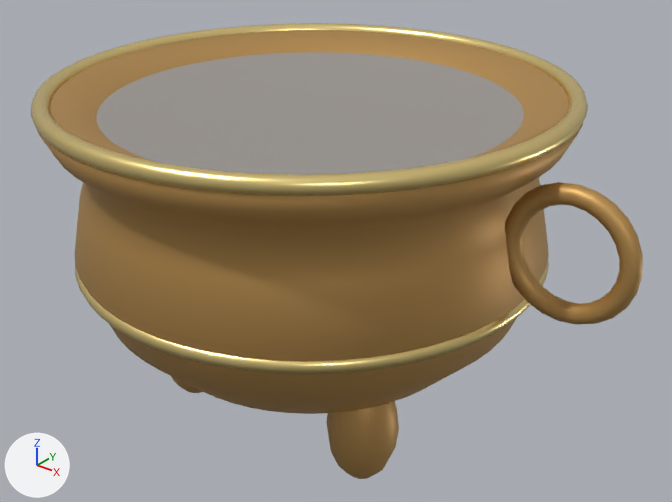
The glTF model assets/models/incense_censer.glb as it was, and as the next commit left it.
One viewpoint serves both versions: a camera (50 mm lens) standing at (0.948, -1.121, 0.995) and looking at (0.03, 0.026, 0.283). Every picture has the same lights, and +X, +Y and +Z are marked at lower left. The first picture is the older version. Where no turn or scale is listed for an object, it has been applied to the vertices.

The first picture shows 'ash', 'band', 'censer', 'ear1', 'foot0', 'lip' and 1 more.
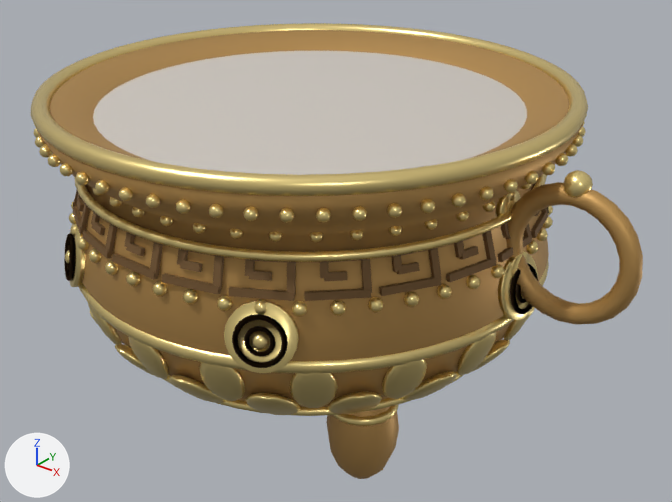
Edits to the scene script, one JSON object a line:
```json
{"op": "set", "path": "mat_ash.base_color", "old": "(0.32, 0.3, 0.28)", "new": "(0.6, 0.56, 0.51)", "note": "grey #999590 -> light grey #cbc5bd"}
{"op": "add", "block": "mat_patina", "code": ["mat_patina = principled_material('patina')", "mat_patina.base_color = (0.2, 0.11, 0.04)  # brown #7c5d38", "mat_patina.metallic = 0.4", "mat_patina.roughness = 0.7"]}
{"op": "add", "block": "me_orn_patina", "code": ["me_orn_patina = bpy.data.meshes.new('orn_patina')", "me_orn_patina.from_pydata(...)  # 2544 vertices, 4608 faces; spans x -0.417..0.417, y -0.391..0.391, z 0.308..0.46", "me_orn_patina.materials.append(mat_patina)  # brown #7c5d38"]}
{"op": "add", "block": "me_orn_gold", "code": ["me_orn_gold = bpy.data.meshes.new('orn_gold')", "me_orn_gold.from_pydata(...)  # 11124 vertices, 21272 faces; spans x -0.569..0.569, y -0.434..0.434, z 0.108..0.547", "me_orn_gold.materials.append(mat_gold)  # yellow #f9e195"]}
{"op": "add", "block": "me_band4", "code": ["me_band4 = bpy.data.meshes.new('band4')", "me_band4.from_pydata(...)  # 456 vertices, 896 faces; spans x -0.329..0.329, y -0.329..0.329, z 0.168..0.182", "me_band4.materials.append(mat_gold)  # yellow #f9e195"]}
{"op": "add", "block": "me_band2", "code": ["me_band2 = bpy.data.meshes.new('band2')", "me_band2.from_pydata(...)  # 456 vertices, 896 faces; spans x -0.384..0.384, y -0.384..0.384, z 0.451..0.465", "me_band2.materials.append(mat_gold)  # yellow #f9e195"]}
{"op": "add", "block": "ob_orn_patina", "code": ["ob_orn_patina = bpy.data.objects.new('orn_patina', me_orn_patina)", "ob_orn_patina.location = (0.0, 0.0, 0.0)"]}
{"op": "add", "block": "ob_orn_gold", "code": ["ob_orn_gold = bpy.data.objects.new('orn_gold', me_orn_gold)", "ob_orn_gold.location = (0.0, 0.0, 0.0)"]}
{"op": "add", "block": "ob_band4", "code": ["ob_band4 = bpy.data.objects.new('band4', me_band4)", "ob_band4.location = (0.0, 0.0, 0.0)"]}
{"op": "add", "block": "ob_band2", "code": ["ob_band2 = bpy.data.objects.new('band2', me_band2)", "ob_band2.location = (0.0, 0.0, 0.0)"]}
```

Where the change shows, as pixel boxes [x1, y1, x2, y2] in the pictures (672 x 502 px):
```json
{"object": "ash", "change": "recoloured", "before": [96, 52, 524, 175], "after": [96, 52, 524, 175]}
{"object": "orn_gold", "change": "added", "after": [34, 121, 593, 426]}
{"object": "orn_patina", "change": "added", "after": [64, 183, 549, 368]}
{"object": "band2", "change": "added", "after": [74, 174, 547, 262]}
{"object": "band4", "change": "added", "after": [164, 372, 463, 416], "on screen": "mostly hidden"}
```
